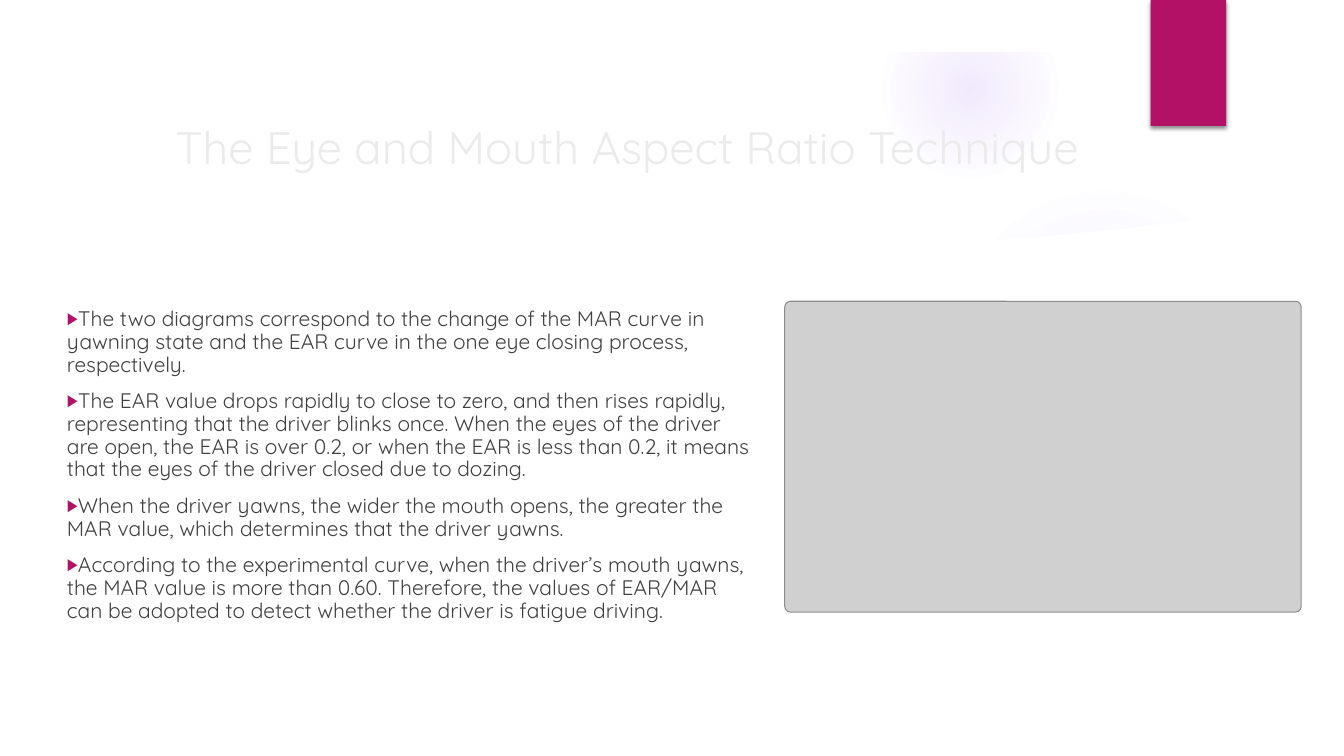
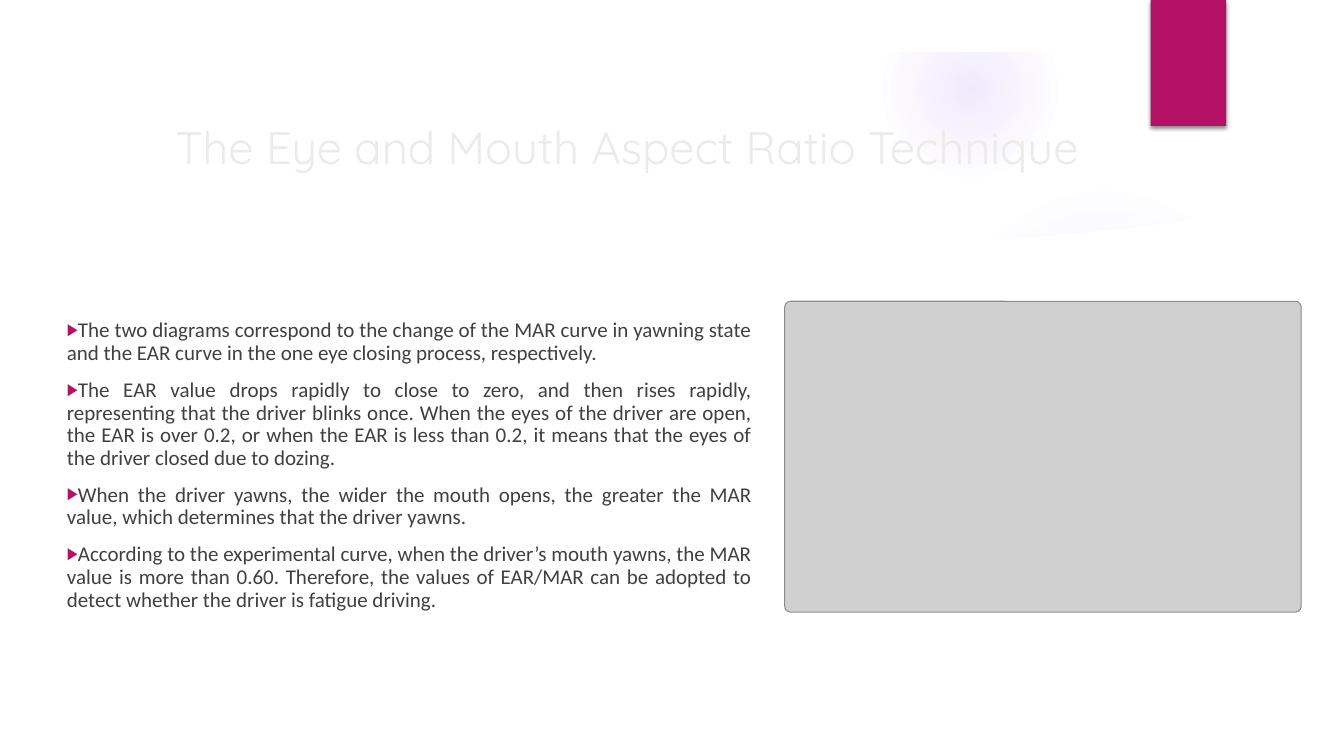
Before and after one commit to RisshhavRana/Capstone-Project---Group-3, a slide deck: slide 7 of Drowsiness Detection for Truck Drivers.pptx. Drawn at 1344x756 pixels with LibreOffice and Linux fonts; fonts in the diff are those of the drawing; grey boxes stand for pictures; background and template pictures are left out. Boxes give left, top, right and bottom in pixels: in the first picture for what was removed or moved away, otherwise in the second. Text is boxed around its words. In the diff, an @@ line names an element or a change of style, - is before the commit and + after.

```diff
--- a/Drowsiness Detection for Truck Drivers.pptx
+++ b/Drowsiness Detection for Truck Drivers.pptx
@@ text "The two diagrams correspond to ..." at box(67, 322, 751, 611): font Quicksand to Calibri; alignment left to justified @@
```
Also in this commit, not shown: 8 other slides changed.
